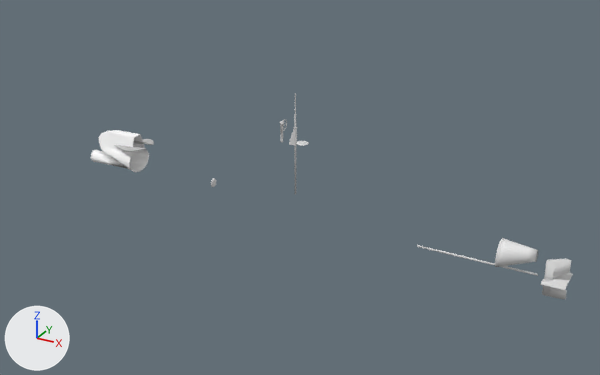
A saved change to the Blender file dev/3d/UB_I.blend.
Both versions are drawn from a 50 mm lens placed at (33.1, -35.2, 19.0), pointed at (13.4, 0.6, 1.1). The lights are fixed; the arrows at lower left show +X, +Y and +Z. The same objects are shown in both versions, whatever each file hides.

In view in the first picture: 'aft_trim_tank', 'diving_rudder', 'hatch', 'hydroplane', 'nose_fairing', 'periscope_fairing', 'propeller_shaft', 'rudder', 'tt_aft_cap.P'.
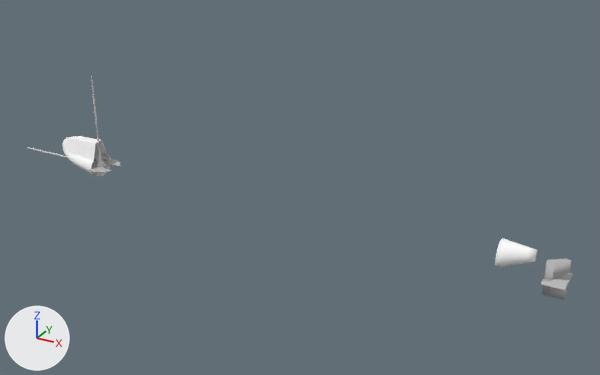
What changed in the scene script:
```text
Change me_cylinder_016:
    where me_cylinder_016.from_pydata(...)  # 130 vertices, 192 faces; spans x -0.14..0.95, y -0.11..0.11, z -0.93..1.11
    remove me_cylinder_016.materials.append(mat_grey_paint)  # light grey #dadada
    add me_cylinder_016.materials.append(mat_dark_grey_paint)  # grey #bcbcbc
Change me_cylinder_015:
    where me_cylinder_015.from_pydata(...)  # 130 vertices, 192 faces; spans x -0.38..0.73, y -0.84..0.84, z -0.05..0.05
    remove me_cylinder_015.materials.append(mat_grey_paint)  # light grey #dadada
    add me_cylinder_015.materials.append(mat_dark_grey_paint)  # grey #bcbcbc
Change me_cube_004:
    where me_cube_004.from_pydata(...)  # 8 vertices, 6 faces; spans x 24.57..26.31, y -0.8..0.8, z -0.22..1.15
    add me_cube_004.materials.append(mat_textured_paint)  # white #ffffff
Change ob_hatch:
    ob_hatch.location: (13.91, 0.0, 3.92) -> (0.0, 0.0, 0.0)
Change ob_nose_fairing:
    ob_nose_fairing.location: (3.0, 0.0, 0.9) -> (0.0, 0.0, 0.0)
Change ob_hydroplane:
    ob_hydroplane.rotation_euler: (0.0, -0.0873, 0.0) -> (0.0, 0.0, 0.0)  # degrees (0, -5, 0) -> degrees (0, 0, 0)
    ob_hydroplane.location: (2.7, 0.0, 1.8) -> (0.0, 0.0, 0.0)
Change ob_periscope_fairing:
    ob_periscope_fairing.location: (13.5, 0.0, 3.77) -> (0.0, 0.0, 0.0)
Change ob_periscope:
    ob_periscope.location: (13.5, 0.0, 0.97) -> (0.0, 0.0, 0.0)
Change ob_ct_rudder_stand:
    ob_ct_rudder_stand.location: (12.7, 0.0, 3.77) -> (0.0, 0.0, 0.0)
Change ob_tt_aft_cap_p:
    ob_tt_aft_cap_p.location: (8.6, -0.5, 0.8) -> (0.0, 0.0, 0.0)
Change ob_propeller_shaft:
    ob_propeller_shaft.location: (26.45, 0.0, -0.36) -> (0.0, 0.0, 0.0)
```

Pixel boxes [x1, y1, x2, y2] of what changed, in the pictures (600 x 375 px):
'nose_fairing', moved: before [91, 130, 149, 172]; after [63, 136, 111, 177]
'aft_trim_tank', recoloured: [495, 238, 539, 267] in both
'rudder', recoloured: [542, 258, 571, 299] in both
'hydroplane', moved, turned: before [114, 139, 154, 152]; after [89, 159, 120, 173]
'diving_rudder', recoloured (white to grey): [540, 273, 573, 290] in both
'propeller_shaft', moved: before [417, 245, 538, 276]; after [28, 147, 96, 165]
'periscope', moved: before [294, 93, 296, 195]; after [91, 76, 100, 148]
'periscope_fairing', moved: before [289, 127, 297, 146]; after [96, 150, 102, 164]
'hatch', moved: before [296, 141, 309, 146]; after [95, 163, 106, 167]
'CT_rudder_stand', moved (not visible afterwards): before [280, 121, 284, 143]
'tt_aft_cap.P', moved: before [211, 178, 216, 187]; after [98, 161, 103, 168]
